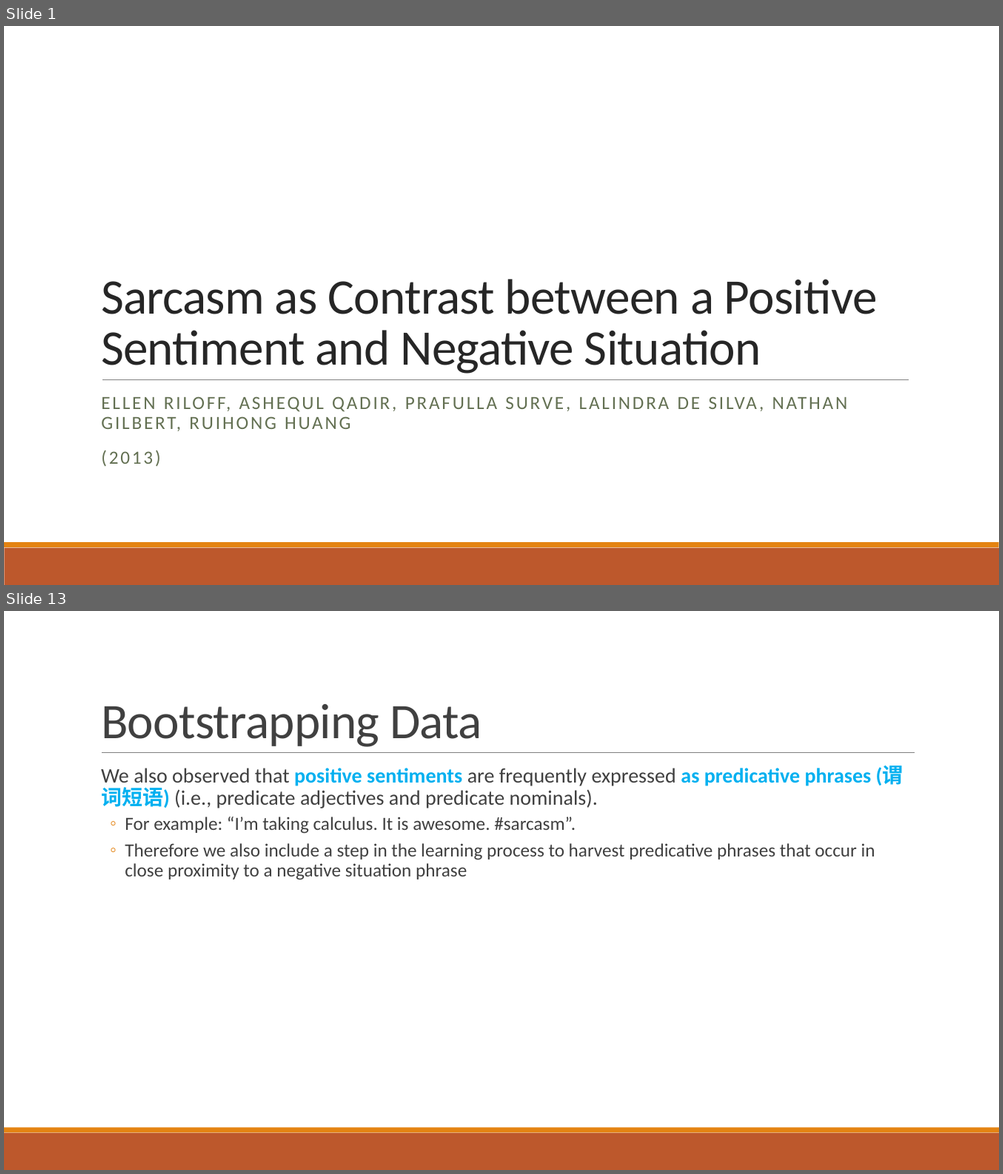
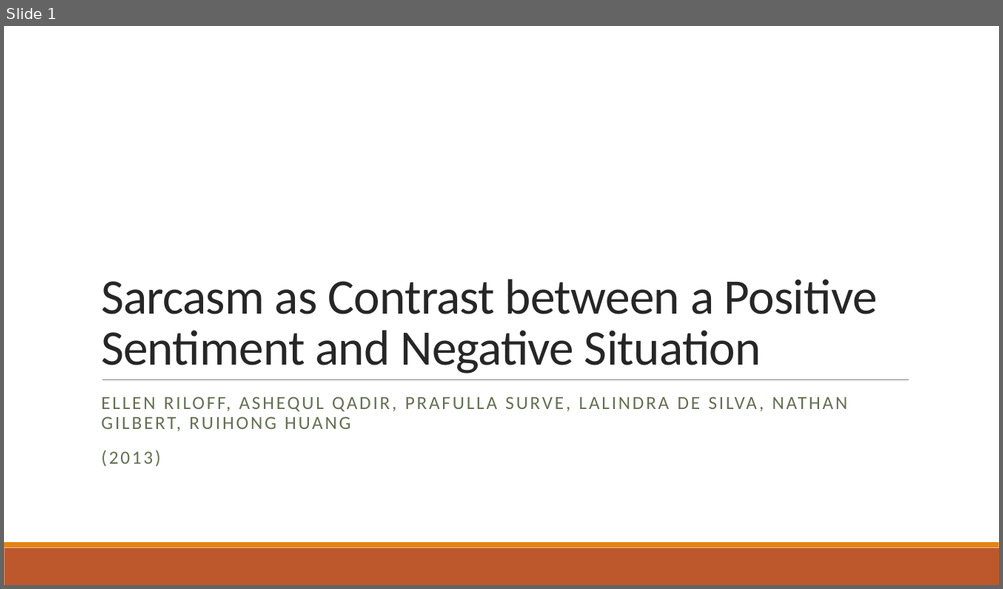
Before and after one commit to liangxh/grad, a slide deck: [文献调研] Sarcasm as Contrast between a Positive Sentiment and Negative Situation.pptx. Shown one above the other, each under a label of ours: slides 1 and 13 before the commit, slide 1 after it; the slides between them are not shown. The pictures are 1003x1174 and 1003x589 pixels, drawn with LibreOffice and Linux fonts; fonts in the diff are those of the drawing. Boxes give left, top, right and bottom in pixels: in the first picture for what was removed or moved away, otherwise in the second. Text is boxed around its words. In the diff, an @@ line names an element or a change of style, - is before the commit and + after.

```diff
--- a/[文献调研] Sarcasm as Contrast between a Positive Sentiment and Negative Situation.pptx
+++ b/[文献调研] Sarcasm as Contrast between a Positive Sentiment and Negative Situation.pptx
@@ slide 13 removed at bbox=[4, 611, 999, 1170], background #FFFFFF; not listed: 2 template elements that a slide beside it also shows @@
@@ title removed at bbox=[101, 704, 482, 747] @@
-Bootstrapping Data
@@ text removed at bbox=[101, 766, 903, 880] @@
-  We also observed that positive sentiments are frequently expressed as predicative phrases (谓词短语) (i.e., predicate adjectives and predicate nominals).
-  ◦ For example: “I’m taking calculus. It is awesome. #sarcasm”.
-  ◦ Therefore we also include a step in the learning process to harvest predicative phrases that occur in close proximity to a negative situation phrase
@@ line removed from (102, 753) to (915, 753) @@
```
Also in this commit, not shown: 8 slides changed, 15 slides added, 2 other slides removed.
